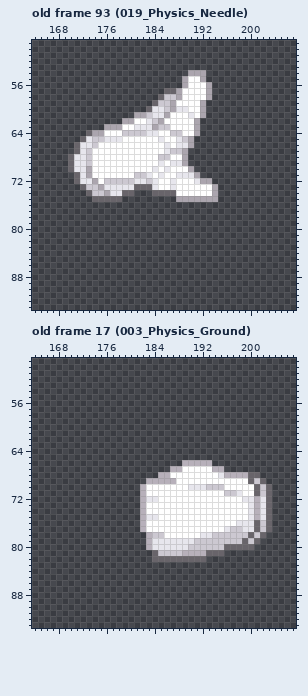
Pixel-art file -- Assets/Resources/Sprites/Player/HandSkill.aseprite. That is the earlier state.
208x128 pixels, 108 frames. Shown: old frame 93 (019_Physics_Needle): x 164..207, y 49..93; old frame 17 (003_Physics_Ground): x 164..207, y 49..93. The commit also changed other frames, which this record leaves out.
The same view after the edit:
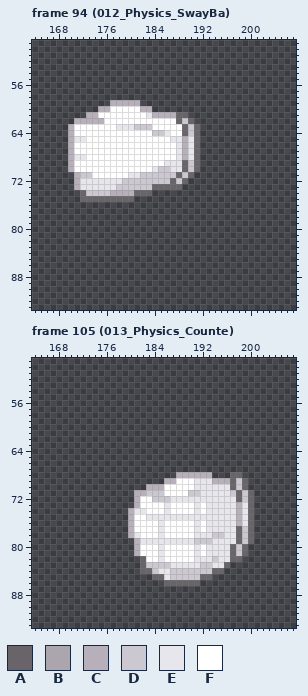
Palette (. is transparent): A #68646a  B #aba5ae  C #b7b0ba  D #ccc8d1  E #e7e6ed  F #ffffff
A new or re-ordered frame is compared with the old frame closest to it.
Diff:
frames 108 -> 131
layer "Code 012/Code 012" added
layer "Code 013" added
Changed rows in their new state; - is an unchanged pixel.
Frame 94 (012_Physics_SwayBa) is new; against old frame 93 (019_Physics_Needle), layers "Code 019", "Code 012/Code 012":
first column x 170:
54 --------------------...--
55 -------------------....--
56 -------------------.....-
57 ----------------........-
58 ---------------.........-
59 -------CCCCC--.........--
60 -----CCFFFFFCC.........--
61 ---CCFFFFFFFFECCCCAA...--
62 -CCCCCFFFFF--FFF--ADA.---
63 CFFFFFFFEEEDDDFFF--ADA---
64 CFFFFF---FFFFFDDEFFADA---
65 CEEFFFFFF------F-E-CEA---
66 CFFFF-----------F--CEA---
67 CFFF------------FFECEA---
68 C--F-----------FF-ECEA---
69 CFFF-----------FE--ADA---
70 CFFF-----------DDEEADA---
71 -CDD------EE-DDDDDADA.---
72 -C--EEEEE--DD-DDDADA....-
73 -CEEEE--DDDDDDAAAAA......
74 --AD--DCCCCAAA...........
75 --AA-----AA-------.......
Frame 105 (013_Physics_Counte) is new; against old frame 17 (003_Physics_Ground), layers "Code 013", "Code 003/Code 003":
first column x 180:
66 ---------.....----------
67 -------.........--------
68 -----...CCCCCC...AA...--
69 ---...-----EEECCCADA...-
70 --.CCC----F--EEEEADA....
71 -C-DDD----DDEEEEE-ADA...
72 -CFFDDDEEEEEEEEEEEADA...
73 -CF---E----E-EEEEECEA...
74 CEE---E----E-EEEEECEA...
75 CFF--EEEEEEEEEEEEECEA...
76 CFF--E-----E-EEEEEC-A...
77 CFF--E-----E-EEE-EADA...
78 CEFFFE-----E----EEA--..-
79 -CEE----------EEEEADA.--
80 -CFFF-FFFFFEFEEEE-D-.---
81 -CFFFEFFFFFEFEEEEADA----
82 --AFFEFFFFFEEEDEEAA-----
83 --ADDDDEEEEEDDEEA-------
84 --AADEEDDDDDDDAA--------
85 ----AAEDDDDDAA----------
86 ------AAAAAA------------
Changed places in both pictures, as pixel boxes (x1, y1, x2, y2):
changed: (68, 70, 218, 202)
changed: (128, 460, 272, 586)
